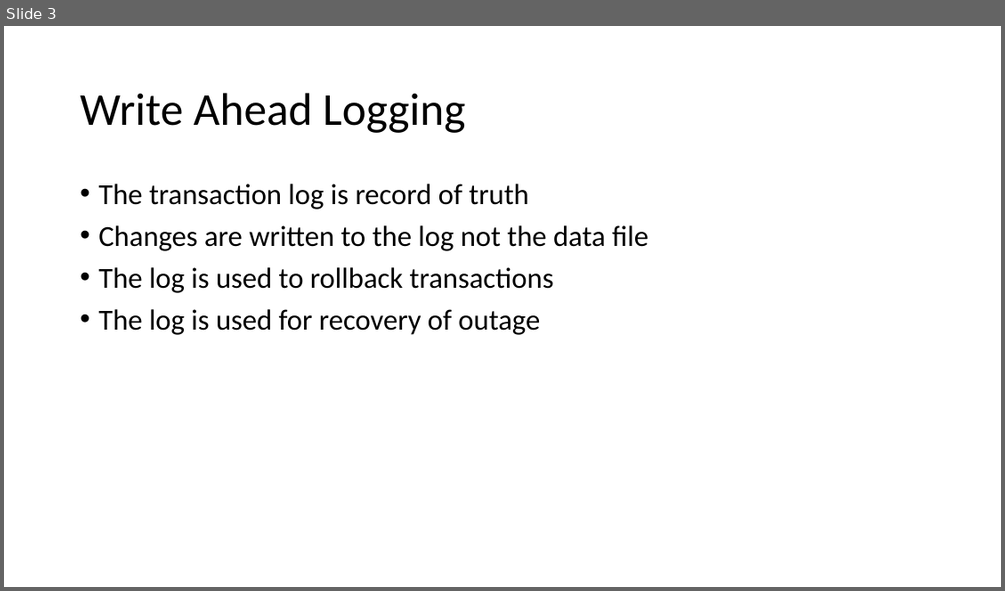
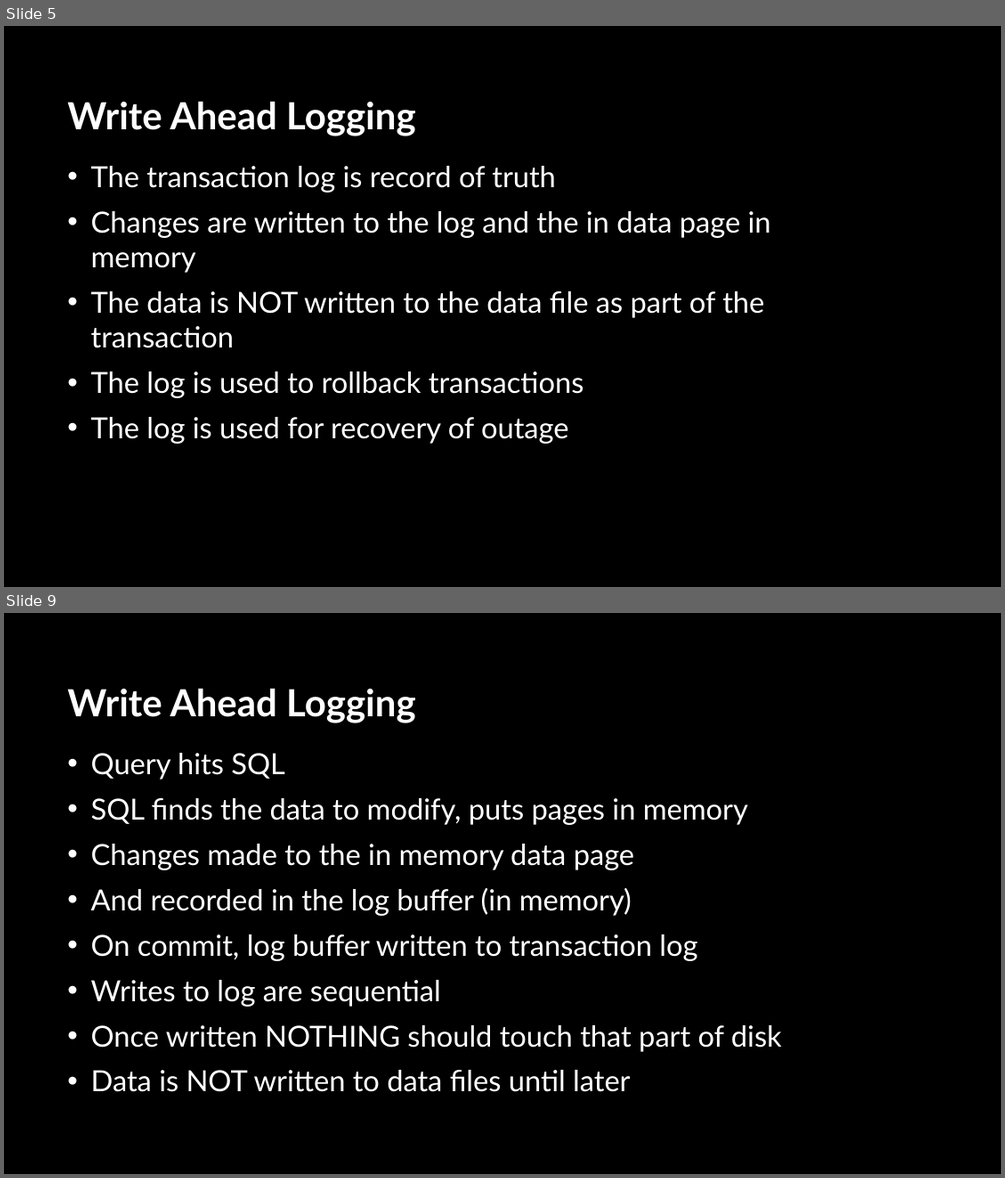
Before and after one commit to sabinio/SQLTraining, a slide deck: Slides/1. Logging.pptx. Shown one above the other, each under a label of ours: slide 3 before the commit, slides 5 and 9 after it; the slides between them are not shown. The pictures are 1005x591 and 1005x1178 pixels, drawn with LibreOffice and Linux fonts; fonts in the diff are those of the drawing; background and template pictures are left out. Boxes give left, top, right and bottom in pixels: in the first picture for what was removed or moved away, otherwise in the second. Text is boxed around its words. In the diff, an @@ line names an element or a change of style, - is before the commit and + after.

```diff
--- a/Slides/1. Logging.pptx
+++ b/Slides/1. Logging.pptx
@@ slide 9 added at (x1=4, y1=613, x2=1001, y2=1174), background picture (left out) @@
@@ title added at (x1=67, y1=688, x2=416, y2=723), 36 pt, text #FFFFFF, bold @@
+Write Ahead Logging
@@ text added at (x1=91, y1=753, x2=782, y2=1092), 28 pt, text #FFFFFF @@
+• Query hits SQL
+• SQL finds the data to modify, puts pages in memory
+• Changes made to the in memory data page
+• And recorded in the log buffer (in memory)
+• On commit, log buffer written to transaction log
+• Writes to log are sequential
+• Once written NOTHING should touch that part of disk
+• Data is NOT written to data files until later
@@ what was slide 3 is now slide 5 @@
@@ slide 5 changed as well @@
@@ background #FFFFFF to picture (left out) @@
@@ title "Write Ahead Logging" moved from (x1=80, y1=93, x2=465, y2=133) to (x1=67, y1=101, x2=416, y2=136) @@
@@ title "Write Ahead Logging" at (x1=67, y1=101, x2=416, y2=136): size 44 to 36 pt, font Calibri to Lato, text colour #000000 to #FFFFFF, bold on; line spacing 0.9 to 1 @@
@@ text "The transaction log is record ..." moved from (x1=98, y1=184, x2=648, y2=335) to (x1=91, y1=166, x2=771, y2=443) @@
@@ text at (x1=91, y1=166, x2=584, y2=443): font Calibri to Lato, text colour #000000 to #FFFFFF in "The transaction log is record of truth", "The log is used to rollback transactions", "The log is used for recovery of ..."; indent changed; line spacing 0.9 to 1 @@
@@ text at (x1=91, y1=211, x2=771, y2=348): text changed; font Calibri to Lato; text colour #000000 to #FFFFFF @@
-• Changes are written to the log not the data file
+• Changes are written to the log and the in data page in memory
+• The data is NOT written to the data file as part of the transaction
```
Also in this commit, not shown: 15 other slides changed, 19 other slides added, 1 slide removed.
